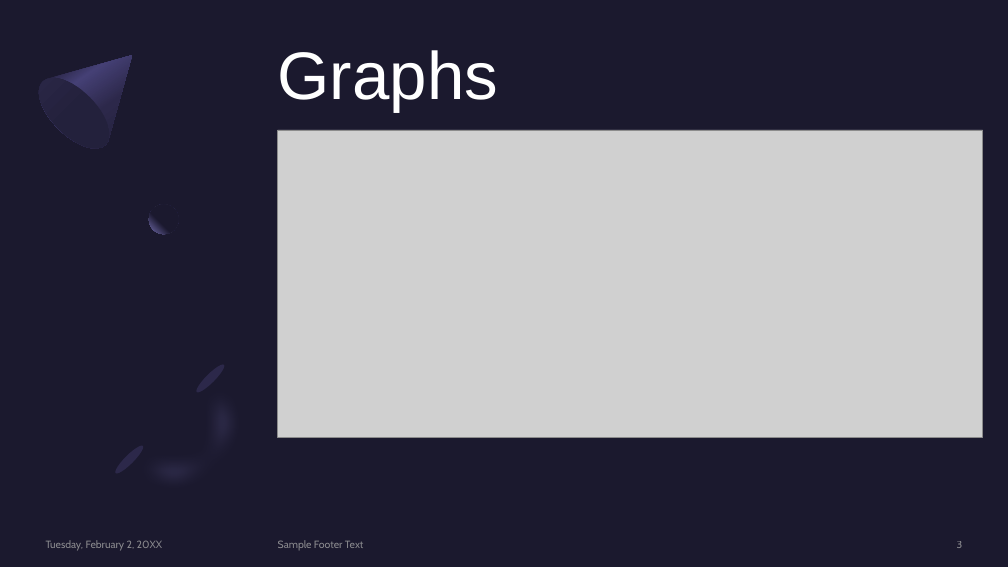
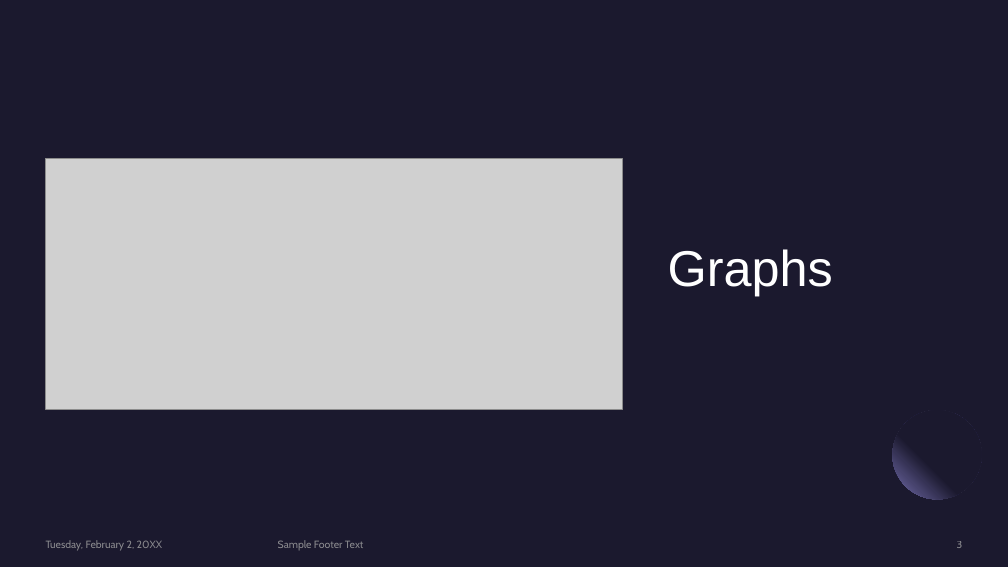
Before and after one commit to aerubianoma/Codification-theory, a slide deck: slide 3 of Final-project/Signal processing using graphs.pptx. Drawn at 1008x567 pixels with LibreOffice and Linux fonts; fonts in the diff are those of the drawing; grey boxes stand for pictures. Boxes give left, top, right and bottom in pixels: in the first picture for what was removed or moved away, otherwise in the second. Text is boxed around its words. In the diff, an @@ line names an element or a change of style, - is before the commit and + after.

```diff
--- a/Final-project/Signal processing using graphs.pptx
+++ b/Final-project/Signal processing using graphs.pptx
@@ rectangle added at [0, 0, 1008, 567], fill #1B192E @@
@@ freeform shape removed at [27, 24, 164, 161] @@
@@ title "Graphs": place and size @@
-title "Graphs" at [278, 50, 498, 112]
+title "Graphs" at [668, 249, 833, 296]
@@ title "Graphs" at [668, 249, 833, 296]: size 64 to 48 pt; vertical alignment top to bottom @@
@@ ellipse removed at [27, 66, 122, 161] @@
@@ picture: place and size @@
-picture at [278, 130, 983, 437]
+picture at [45, 158, 622, 409]
@@ ellipse removed at [149, 204, 178, 234] @@
@@ ellipse added at [893, 410, 982, 499], fill gradient #1B192E to #7771B2 @@
@@ group removed at [107, 355, 280, 528]: 2 freeform shapes, 2 ellipses @@
```
Also in this commit, not shown: 6 other slides changed, 10 slides added.
